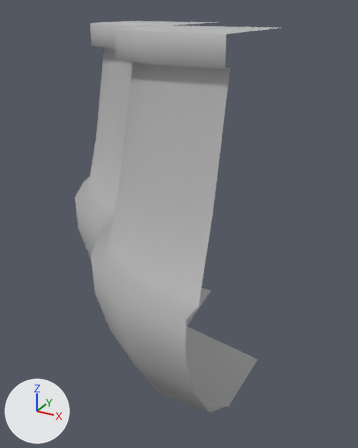
One commit to the FBX model Assets/Assets/NewAssets/EnvironmentPrision/Floor_Base_Corner_Three_ASSET.fbx: the scene before it, then after it.
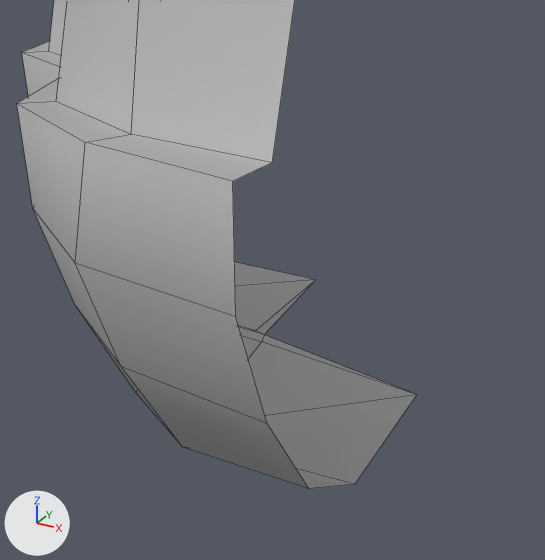
Each version is shown whole from a 50 mm camera at (50.8, 33.6, 0.5) aimed at (39.1, 55.0, -10.2), then close up from a 50 mm camera at (48.6, 39.3, -7.4) aimed at (40.6, 53.7, -14.6). Lighting does not change. The marker at lower left points along +X, +Y and +Z. The close-ups show mesh edges as thin lines. Where no turn or scale is listed for an object, it has been applied to the vertices.

The older version as bpy lines, for what is in view:
```python
me_mesh = bpy.data.meshes.new('Mesh')
me_mesh.from_pydata(...)  # 121 vertices, 114 faces; spans x -7.2..7.2, y -7.2..7.2, z -8.8..8.8
me_mesh.materials.append(mat_lambert1)  # grey #bcbcbc
# before: 4 (7.2, 1.7, -8.8) at pixel (416, 394), 16 (7.2, -2.4, -8.8) at pixel (354, 484), 24 (3.3, -2.3, -8.6), 35 (4.8, -2.9, -8.6), 56 (2.8, -0.9, -8.6)
# before: 61 (1.6, 7.2, -8.8) at pixel (315, 279), 62 (-2.4, 7.2, -8.8), 72 (-2.3, 3.3, -8.6), 83 (-0.8, 2.7, -8.6), 104 (-2.8, 4.7, -8.6)
# before: 113 (2.5, 1.8, -8.5) at pixel (261, 341), 114 (1.9, 2.4, -8.6) at pixel (255, 330)
ob_floor_base_corner_three_asset = bpy.data.objects.new('Floor_Base_Corner_Three_ASSET', me_mesh)
ob_floor_base_corner_three_asset.location = (36.56, 54.24, -9.22)
```
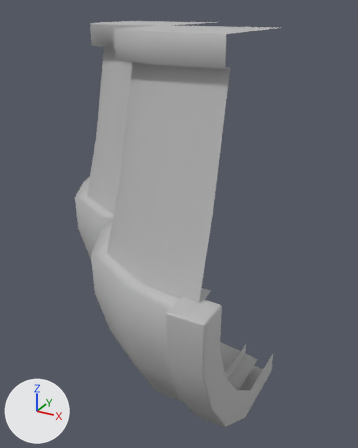
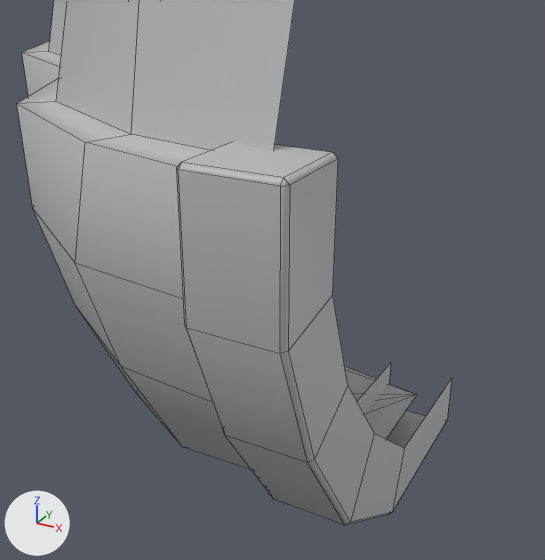
Where the newer file only moved an object's origin or applied its transform, the numbers keep the older frame.

Boxes (x1, y1, x2, y2) around the edits, measured in the close-ups (545 x 560 px):
'Floor_Base_Corner_Three_ASSET', reshaped: before (17, 0, 417, 489); after (17, 0, 452, 525)
part 1 of me_mesh, added: after (176, 143, 452, 525)
part 2 of me_mesh, built on: before (235, 262, 417, 484); after (345, 370, 417, 439)

Diff of the bpy script that builds the scene:
```diff
--- a/Assets/Assets/NewAssets/EnvironmentPrision/Floor_Base_Corner_Three_ASSET.fbx.py
+++ b/Assets/Assets/NewAssets/EnvironmentPrision/Floor_Base_Corner_Three_ASSET.fbx.py
@@ me_mesh @@
 # used by ob_floor_base_corner_three_asset; location = (36.56, 54.24, -9.22)
 # verts and faces of me_mesh; kept vertices keep their numbers, new ones are numbered from 121
-me_mesh.from_pydata(...)  # 121 vertices, 114 faces; spans x -7.2..7.2, y -7.2..7.2, z -8.8..8.8
+me_mesh.from_pydata(...)  # 161 vertices, 149 faces; spans x -7.2..8.0, y -7.3..7.2, z -9.5..8.8
+# me_mesh part 1: a new loose piece of 40 vertices spanning x 6.3..8.0, y -7.3..1.8, z -9.5..-0.7, in mat_lambert1 (grey #bcbcbc)
+# me_mesh part 2
+delete_faces([(4, 24, 56, 113), (4, 16, 35, 24), (61, 72, 104, 62), (61, 114, 83, 72)])
+faces += [(4, 24, 56), (4, 16, 35), (61, 72, 104), (61, 114, 83), (61, 104, 62), (61, 83, 72)]
+faces += [(4, 56, 113), (4, 35, 24)]
 me_mesh.materials.append(mat_lambert1)
```
